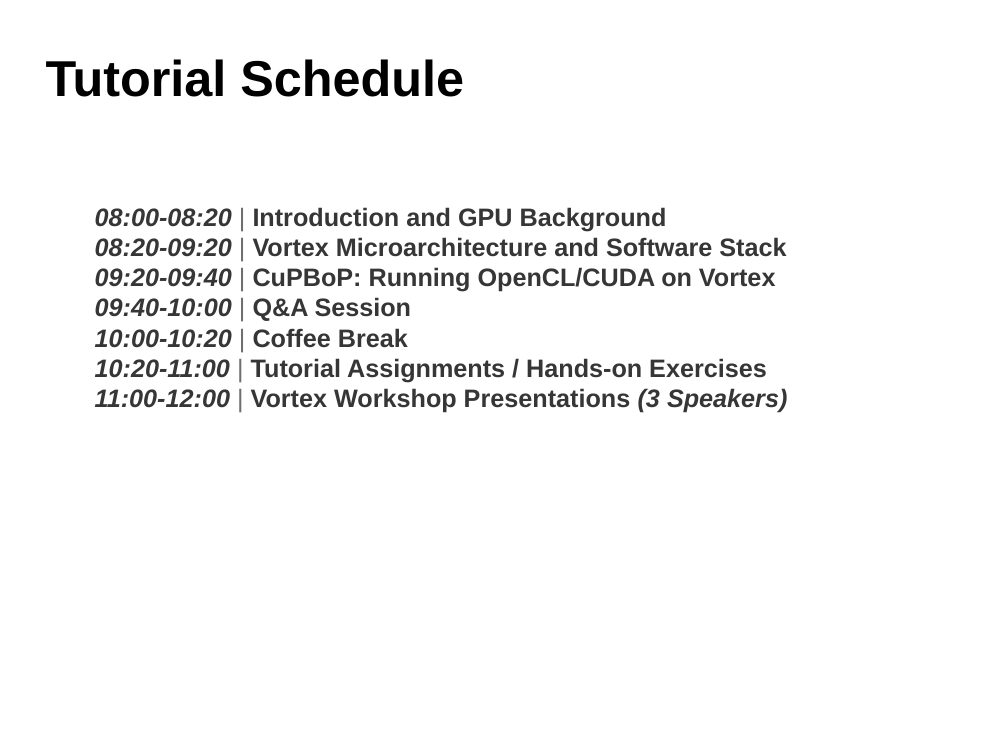
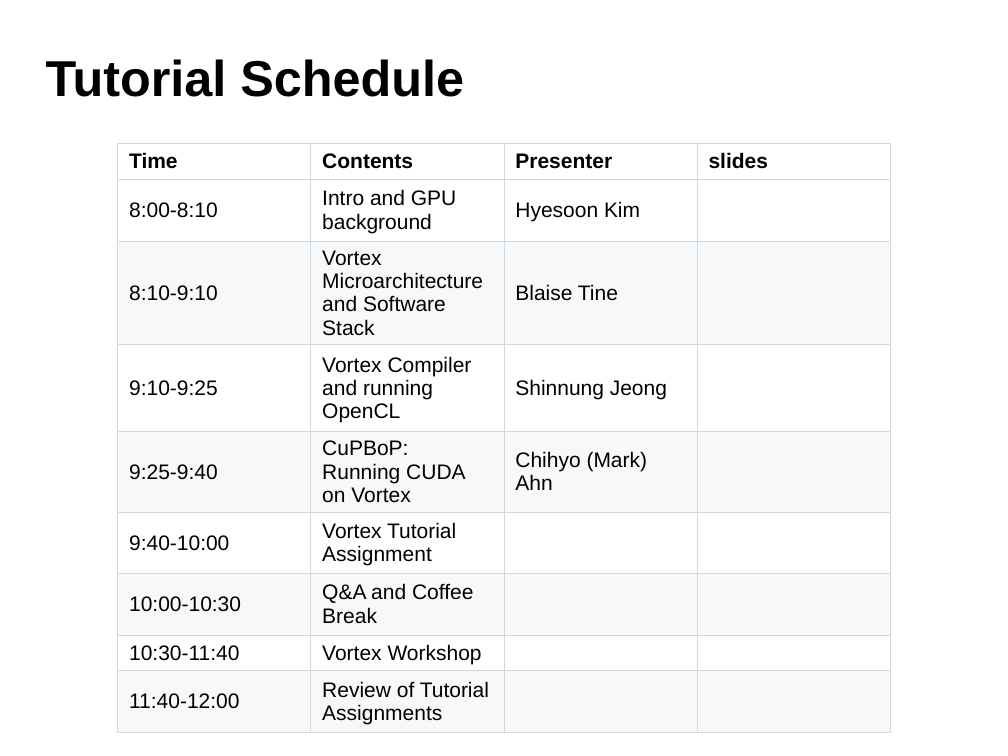
Before and after one commit to vortexgpgpu/vortex_tutorials, a slide deck: slide 3 of Slides_MICRO58/0.tutorial_introduction.pptx. Drawn at 1008x756 pixels with LibreOffice and Linux fonts; fonts in the diff are those of the drawing; background and template pictures are left out. Boxes give left, top, right and bottom in pixels: in the first picture for what was removed or moved away, otherwise in the second. Text is boxed around its words. In the diff, an @@ line names an element or a change of style, - is before the commit and + after.

Commit message:
update

```diff
--- a/Slides_MICRO58/0.tutorial_introduction.pptx
+++ b/Slides_MICRO58/0.tutorial_introduction.pptx
@@ table added at [118,144,892,729], 9 rows, 4 columns @@
+Time | Contents | Presenter | slides
+8:00-8:10 | Intro and GPU background | Hyesoon Kim | 
+8:10-9:10 | Vortex Microarchitecture and Software Stack | Blaise Tine | 
+9:10-9:25 | Vortex Compiler and running OpenCL | Shinnung Jeong | 
+9:25-9:40 | CuPBoP: Running CUDA on Vortex | Chihyo (Mark) Ahn | 
+9:40-10:00 | Vortex Tutorial Assignment |  | 
+10:00-10:30 | Q&A and Coffee Break |  | 
+10:30-11:40 | Vortex Workshop |  | 
+11:40-12:00 | Review of Tutorial Assignments |  | 
@@ text removed at [95,207,787,413] @@
-08:00-08:20 | Introduction and GPU Background
-08:20-09:20 | Vortex Microarchitecture and Software Stack
-09:20-09:40 | CuPBoP: Running OpenCL/CUDA on Vortex
-09:40-10:00 | Q&A Session
-10:00-10:20 | Coffee Break
-10:20-11:00 | Tutorial Assignments / Hands-on Exercises
-11:00-12:00 | Vortex Workshop Presentations (3 Speakers)
```
Also in this commit, not shown: 1 other slide changed, 1 slide added.
